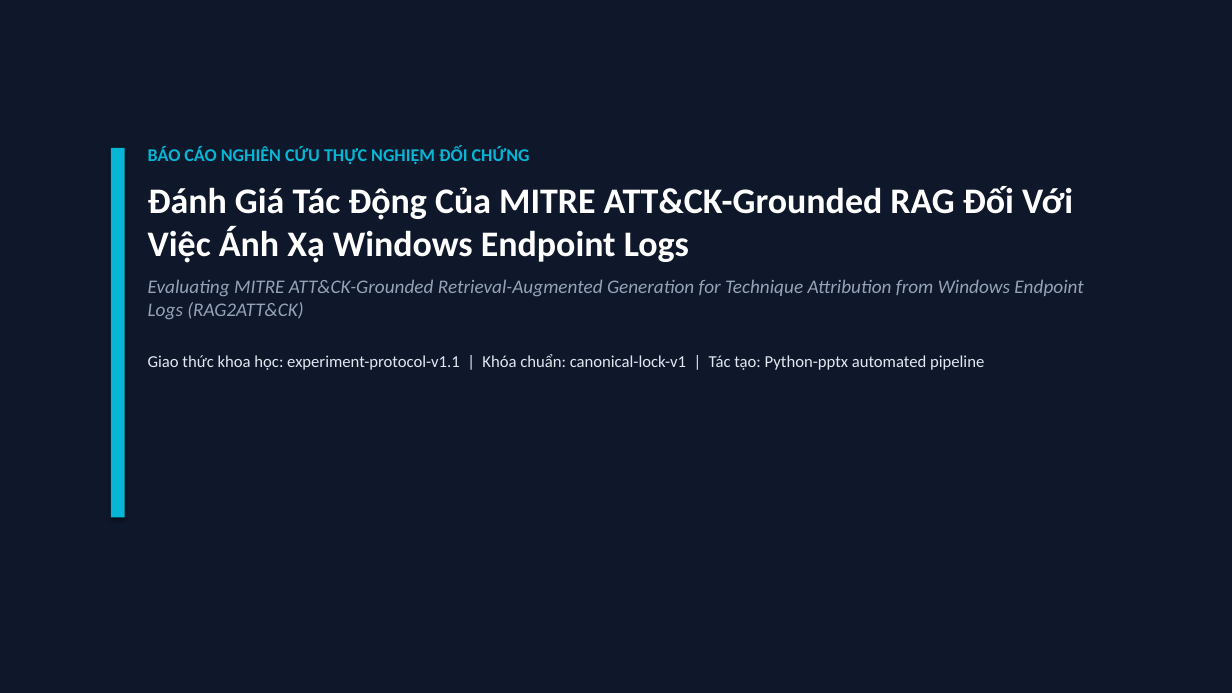
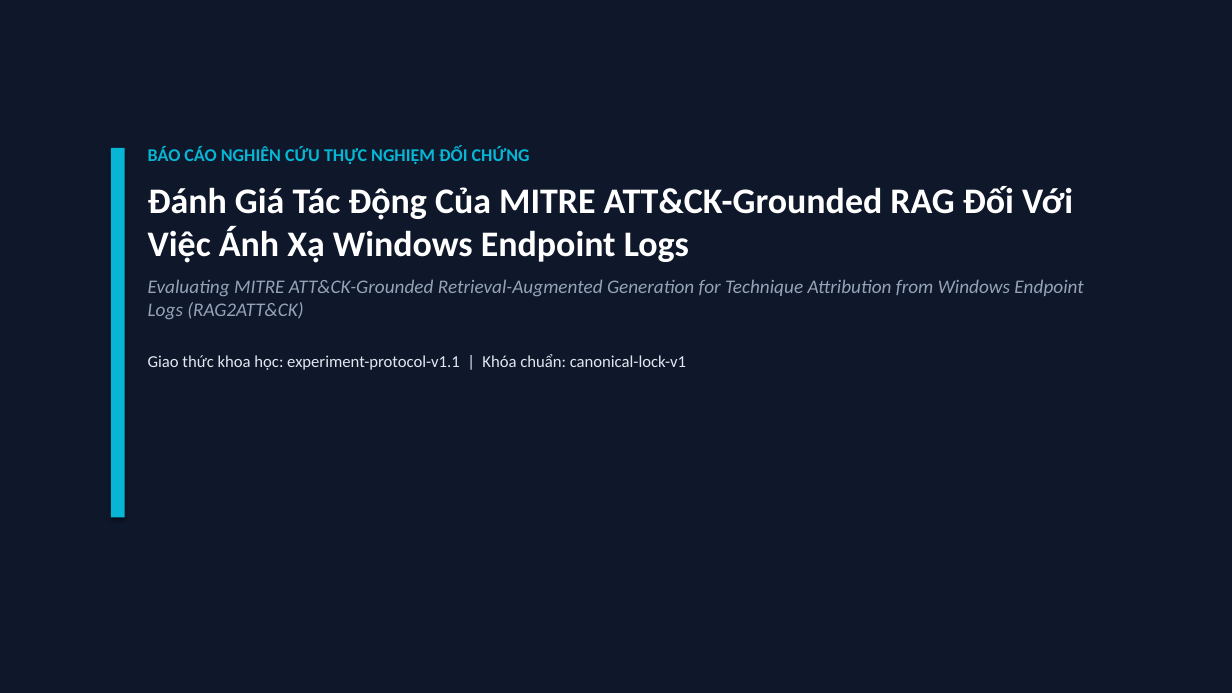
Before and after one commit to habachcp6/RAG2ATTCK, a slide deck: slide 1 of docs/presentation/slides.pptx. Drawn at 1232x693 pixels with LibreOffice and Linux fonts; fonts in the diff are those of the drawing. Boxes give left, top, right and bottom in pixels: in the first picture for what was removed or moved away, otherwise in the second. Text is boxed around its words. In the diff, an @@ line names an element or a change of style, - is before the commit and + after.

```diff
--- a/docs/presentation/slides.pptx
+++ b/docs/presentation/slides.pptx
@@ text at (148, 354, 686, 370): text changed @@
-Giao thức khoa học: experiment-protocol-v1.1 | Khóa chuẩn: canonical-lock-v1 | Tác tạo: Python-pptx automated pipeline
+Giao thức khoa học: experiment-protocol-v1.1 | Khóa chuẩn: canonical-lock-v1
```
Also in this commit, not shown: 1 other slide changed, 4 other files.
